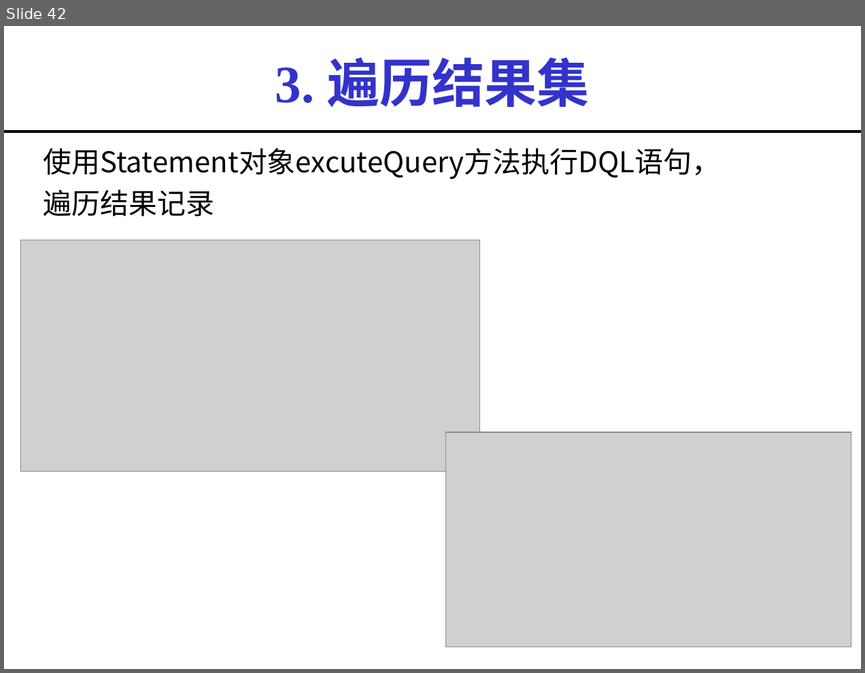
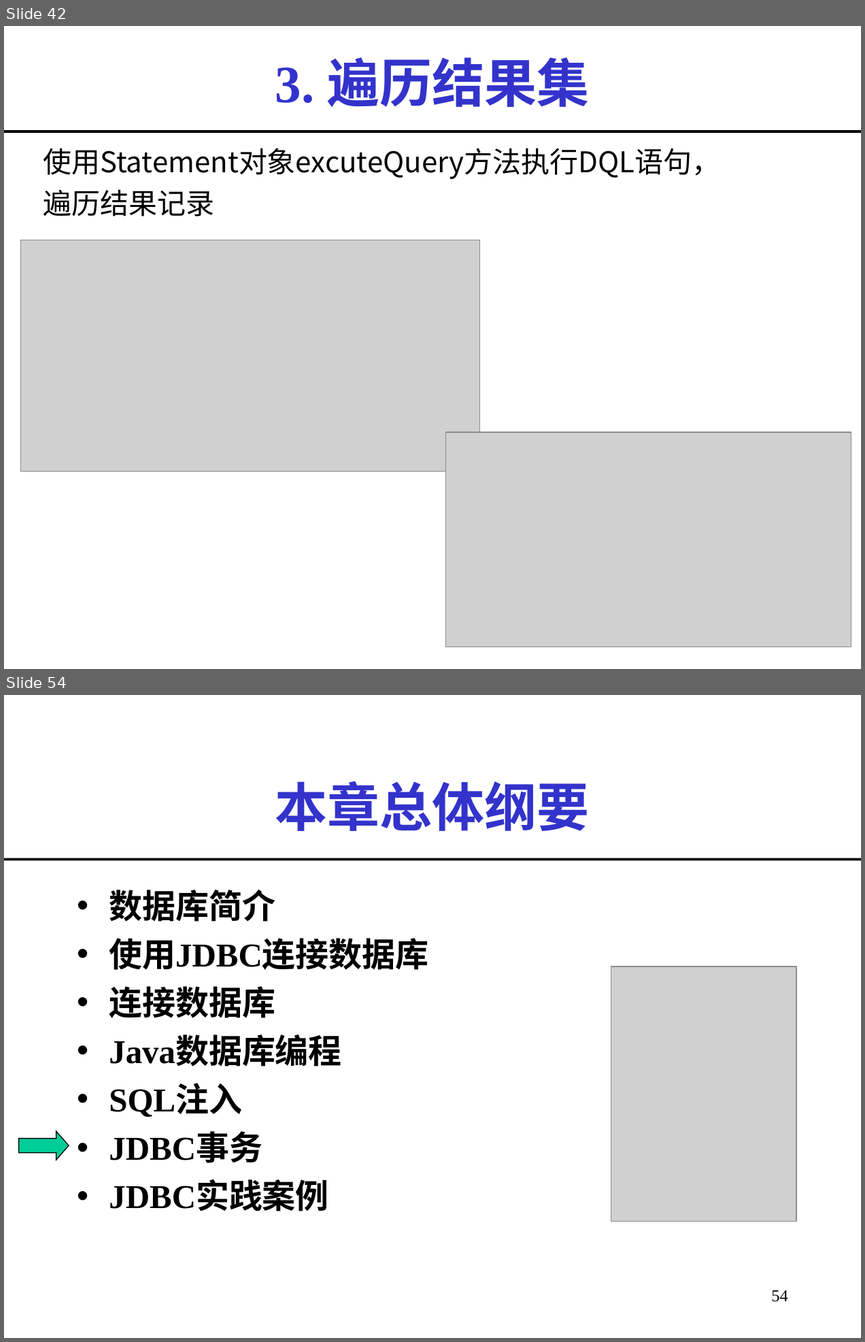
Before and after one commit to imwyw/Java, a slide deck: PPT/javaCh07_数据库连接.ppt. Shown one above the other, each under a label of ours: slide 42 before the commit, slides 42 and 54 after it; the slides between them are not shown. The pictures are 865x673 and 865x1342 pixels, drawn with LibreOffice and Linux fonts; fonts in the diff are those of the drawing; grey boxes stand for pictures. Boxes give left, top, right and bottom in pixels: in the first picture for what was removed or moved away, otherwise in the second. Text is boxed around its words. In the diff, an @@ line names an element or a change of style, - is before the commit and + after.

Commit message:
java 数据库连接

```diff
--- a/PPT/javaCh07_数据库连接.ppt
+++ b/PPT/javaCh07_数据库连接.ppt
@@ slide 54 added at [4,695,861,1338], background #FFFFFF @@
@@ title added at [275,781,589,831], 44 pt, text #3333CC, bold @@
+本章总体纲要
@@ line added from (4, 860) to (861, 860), #000000 2.24 pt @@
@@ text added at [109,889,428,1211], 28 pt, text #000000, bold @@
+• 数据库简介
+• 使用JDBC连接数据库
+• 连接数据库
+• Java数据库编程
+• SQL注入
+• JDBC事务
+• JDBC实践案例
@@ picture added at [611,966,796,1221] @@
@@ right arrow added at [18,1131,68,1159], fill #00CC99, outline #000000 0.74 pt @@
@@ page number added at [771,1290,788,1302], 14 pt, text #000000 @@
+54
```
Also in this commit, not shown: 1 slide changed, 29 other slides added, 8 other files.
